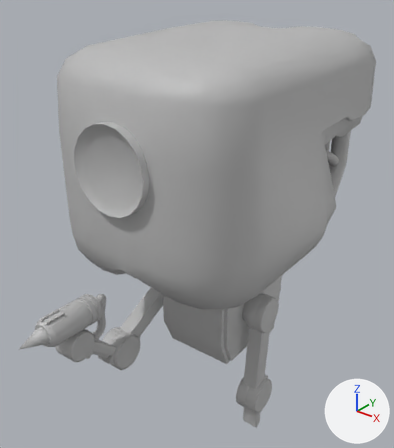
Two versions of the FBX model Hallway/ASRFinal.fbx, one commit apart.
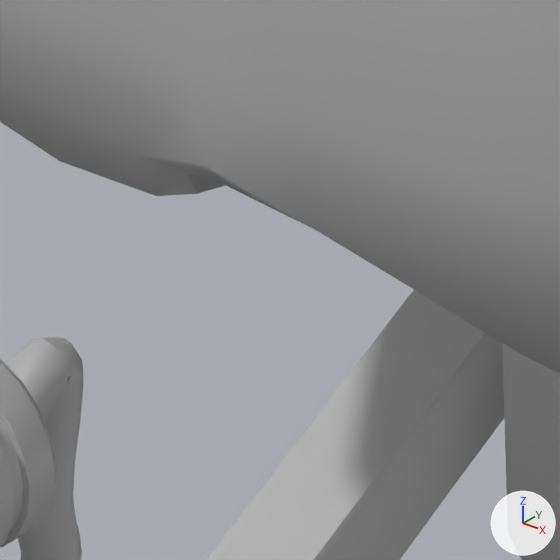
Each version appears first whole from a 50 mm camera at (0.0288, -0.0391, 0.046) aimed at (0.0003, -0.0035, 0.024), and next in a close-up on the part from 24% to 43% of the width and 55% to 72% of the height. Arrows for +X, +Y and +Z are at lower right; the lights stay in place. Where no turn or scale is listed for an object, it has been applied to the vertices. Vertices at the same position are counted once.

The first close-up shows 'ASR_3', 'Head', 'Right_Bicep', 'Right_Torch_Pipe', 'Right_Welding_Torch'.
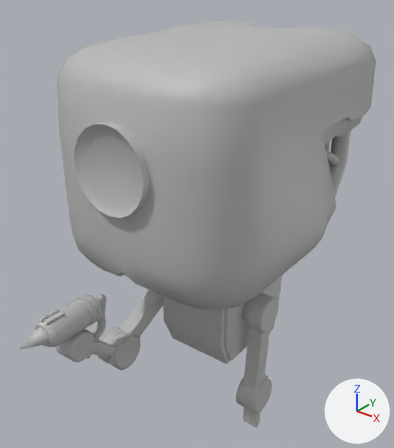
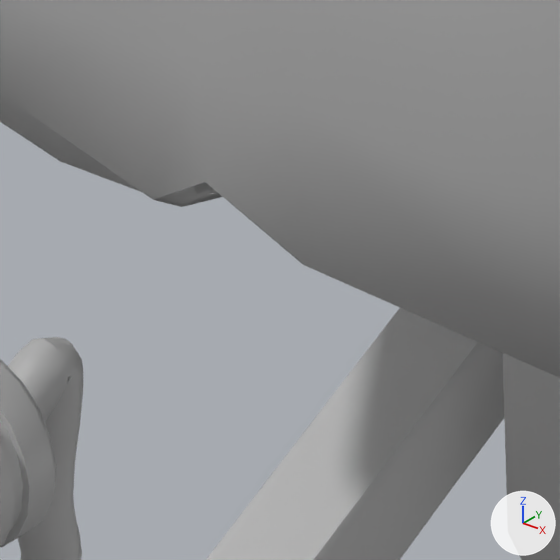
What differs and where, as boxes (x1, y1, x2, y2) in the close-ups (560 x 560 px):
'Head', reshaped
    before: (0, 0, 560, 373)
    after: (0, 0, 560, 378)

Patch to the scene script:
```diff
--- a/Hallway/ASRFinal.fbx.py
+++ b/Hallway/ASRFinal.fbx.py
@@ me_mesh_007 @@
 me_mesh_007.from_pydata(...)  # 343 vertices, 320 faces; spans x -0.01..0.0099, y -0.0137..0.0122, z -0.0006..0.0199
 # used by ob_head; location = (0.00093, -0.00066, 0.02081)
-me_mesh_007.vertices[54].co = (-0.0009, -0.0132, 0.003)  # pixel (136, 153)
-me_mesh_007.vertices[55].co = (-0.0033, -0.0086, -0.0002)
-me_mesh_007.vertices[96].co = (0.0017, -0.0131, 0.003)  # pixel (315, 229)
-me_mesh_007.vertices[106].co = (0.0039, -0.0084, -0.0002)
-me_mesh_007.vertices[195].co = (-0.0024, -0.0116, 0.0012)  # pixel (156, 196)
-me_mesh_007.vertices[245].co = (0.0004, -0.0134, 0.0035)  # pixel (203, 164)
-me_mesh_007.vertices[263].co = (0.0031, -0.0115, 0.0012)  # pixel (519, 353)
+# me_mesh_007 part 1
+me_mesh_007.vertices[54].co = (-0.0007, -0.0132, 0.0025)  # pixel (152, 199)
+me_mesh_007.vertices[55].co = (-0.003, -0.0086, -0.0002)
+me_mesh_007.vertices[96].co = (0.0015, -0.0131, 0.0025)  # pixel (303, 264)
+me_mesh_007.vertices[106].co = (0.0035, -0.0084, -0.0002)
+me_mesh_007.vertices[195].co = (-0.002, -0.0116, 0.0012)  # pixel (181, 207)
+me_mesh_007.vertices[245].co = (0.0004, -0.0134, 0.0032)  # pixel (205, 181)
+me_mesh_007.vertices[263].co = (0.0027, -0.0115, 0.0012)
 me_mesh_007.materials.append(mat_asr_body)
```
